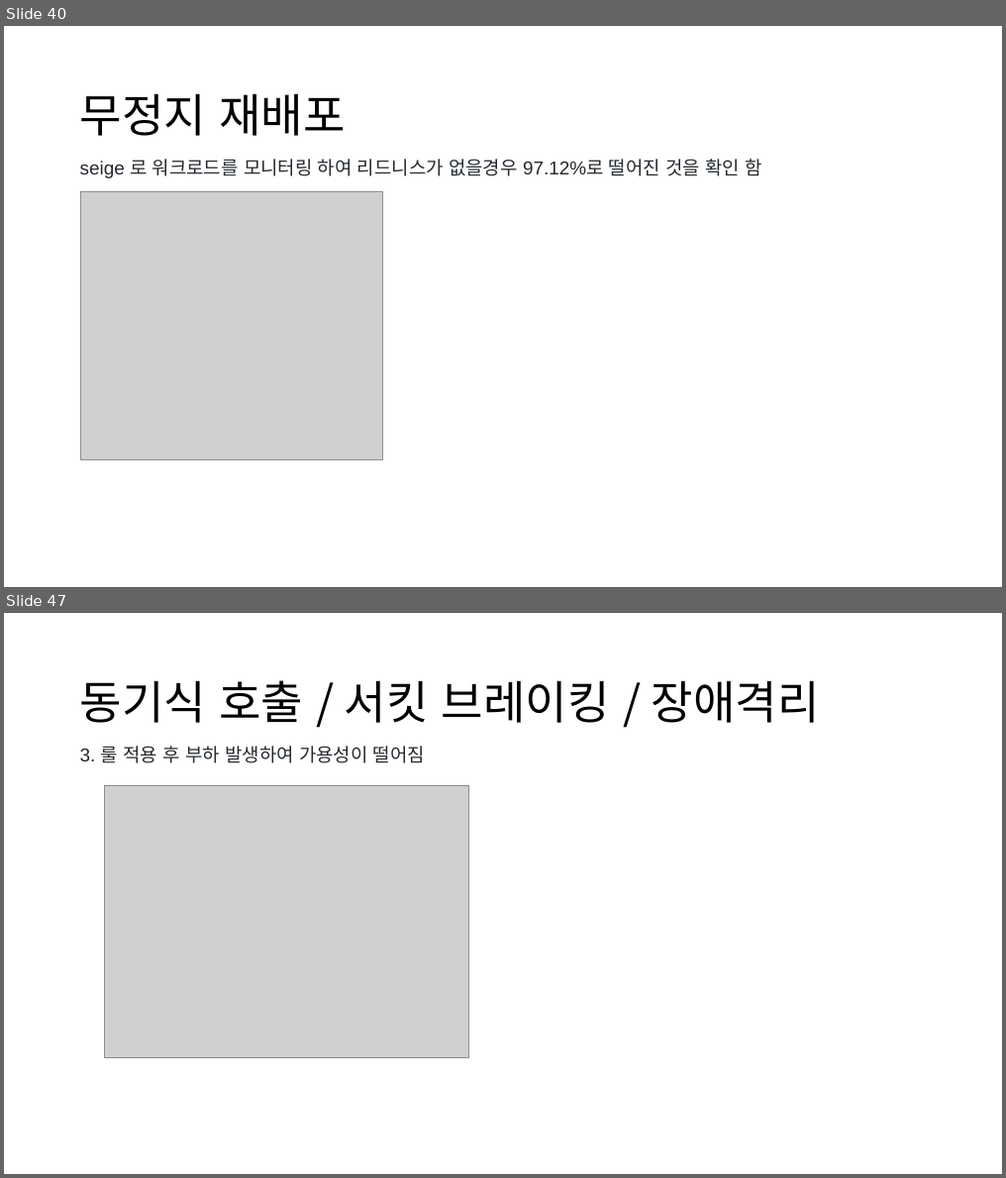
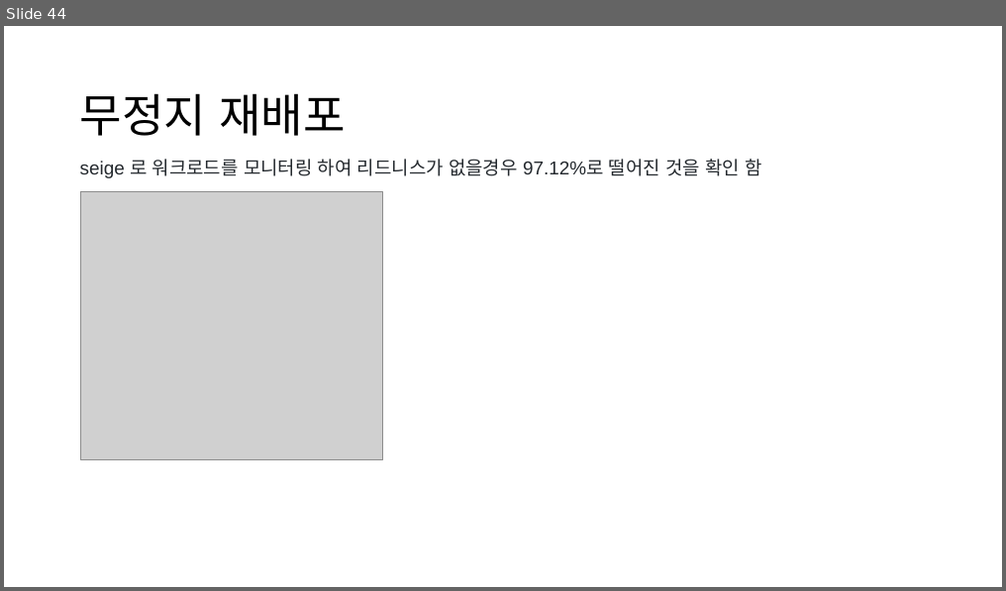
Before and after one commit to eoboon/DCNA-AWS, a slide deck: hTaxi_v0.2.pptx. Shown one above the other, each under a label of ours: slides 40 and 47 before the commit, slide 44 after it; the slides between them are not shown. The pictures are 1006x1178 and 1006x591 pixels, drawn with LibreOffice and Linux fonts; fonts in the diff are those of the drawing; grey boxes stand for pictures. Boxes give left, top, right and bottom in pixels: in the first picture for what was removed or moved away, otherwise in the second. Text is boxed around its words. In the diff, an @@ line names an element or a change of style, - is before the commit and + after.

```diff
--- a/hTaxi_v0.2.pptx
+++ b/hTaxi_v0.2.pptx
@@ slide 47 removed at bbox=[4, 613, 1002, 1174], background #FFFFFF @@
@@ title removed at bbox=[80, 680, 820, 723] @@
-동기식 호출 / 서킷 브레이킹 / 장애격리
@@ text removed at bbox=[80, 746, 425, 763] @@
-3. 룰 적용 후 부하 발생하여 가용성이 떨어짐
@@ picture removed at bbox=[104, 785, 468, 1059] @@
@@ what was slide 40 is now slide 44 @@
```
Also in this commit, not shown: 8 slides changed, 2 slides added, 3 other slides removed, 3 other files.
